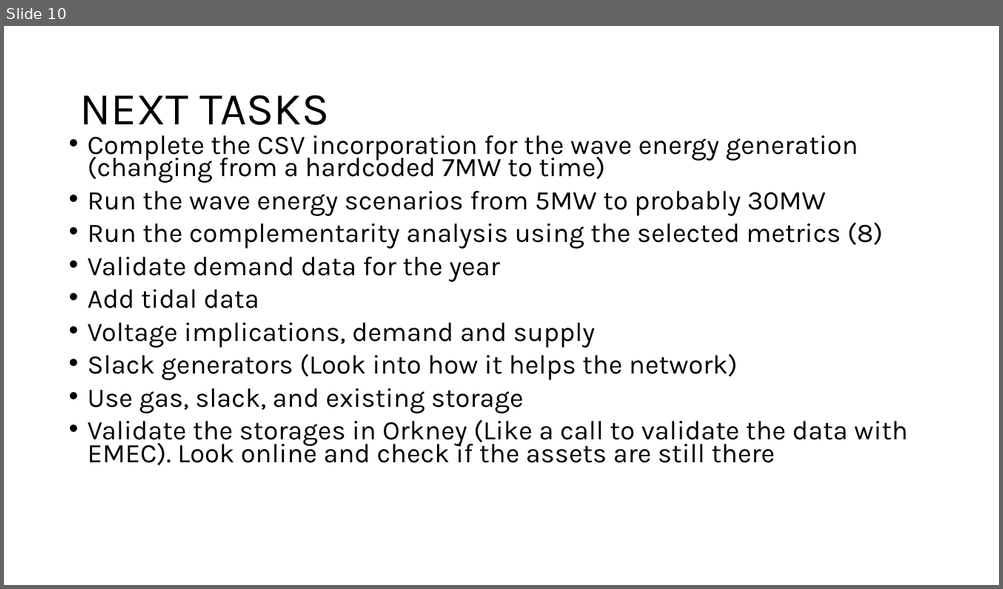
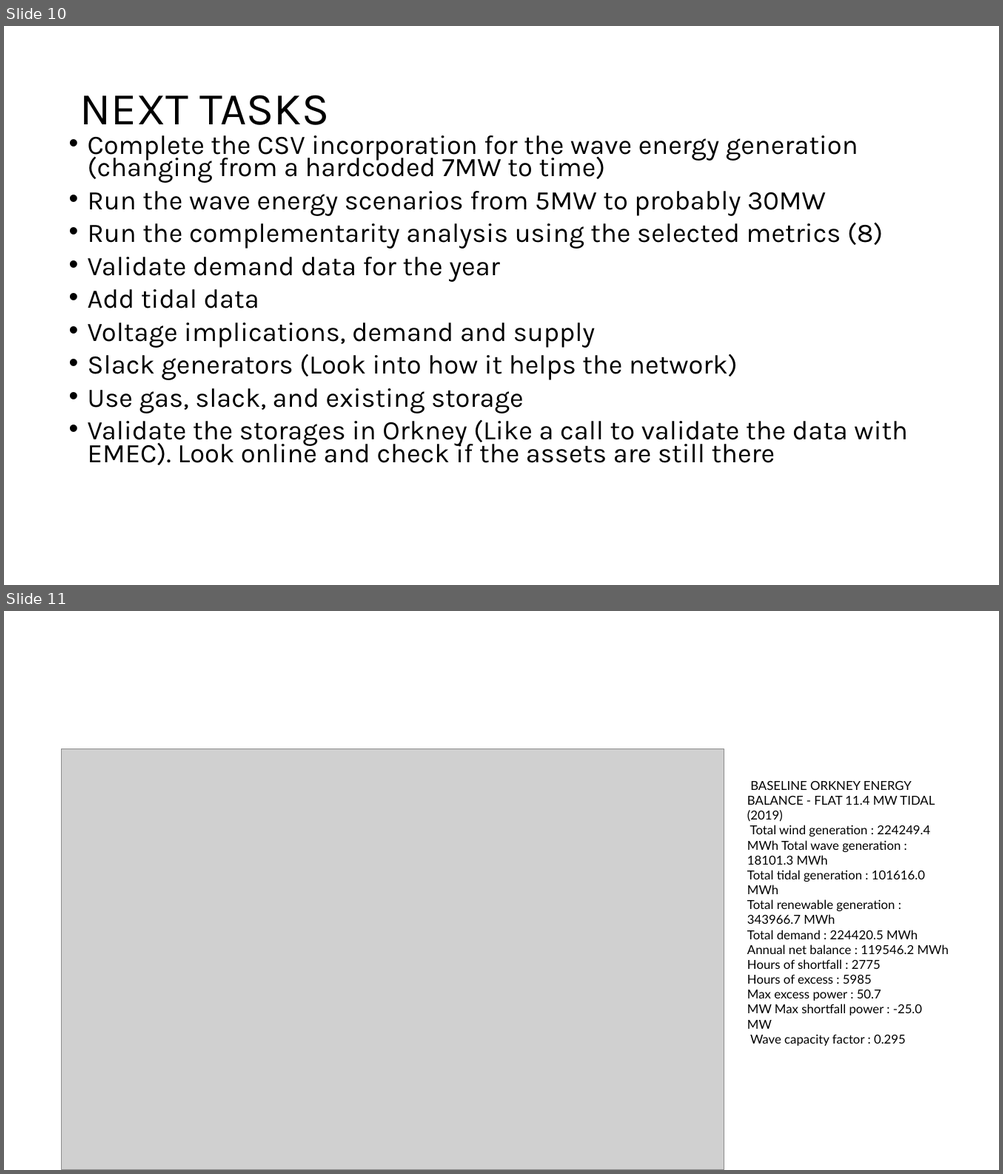
Before and after one commit to KingsleyDissertation/dres, a slide deck: my_data/outputs/Presentation_Dissertation_.pptx. Shown one above the other, each under a label of ours: slide 10 before the commit, slides 10 and 11 after it. The pictures are 1003x589 and 1003x1174 pixels, drawn with LibreOffice and Linux fonts; fonts in the diff are those of the drawing; grey boxes stand for pictures. Boxes give left, top, right and bottom in pixels: in the first picture for what was removed or moved away, otherwise in the second. Text is boxed around its words. In the diff, an @@ line names an element or a change of style, - is before the commit and + after.

Commit message:
tidal and wave CSV added

```diff
--- a/my_data/outputs/Presentation_Dissertation_.pptx
+++ b/my_data/outputs/Presentation_Dissertation_.pptx
@@ slide 11 added at bbox=[4, 611, 999, 1170], background #FFFFFF @@
@@ picture added at bbox=[62, 749, 724, 1170] @@
@@ text added at bbox=[747, 781, 948, 1046], 12 pt, text #000000 @@
+BASELINE ORKNEY ENERGY BALANCE - FLAT 11.4 MW TIDAL (2019)
+Total wind generation : 224249.4 MWh Total wave generation : 18101.3 MWh
+Total tidal generation : 101616.0 MWh
+Total renewable generation : 343966.7 MWh
+Total demand : 224420.5 MWh
+Annual net balance : 119546.2 MWh
+Hours of shortfall : 2775
+Hours of excess : 5985
+Max excess power : 50.7
+MW Max shortfall power : -25.0 MW
+Wave capacity factor : 0.295
```
Also in this commit, not shown: 1 other slide added, 13 other files.
